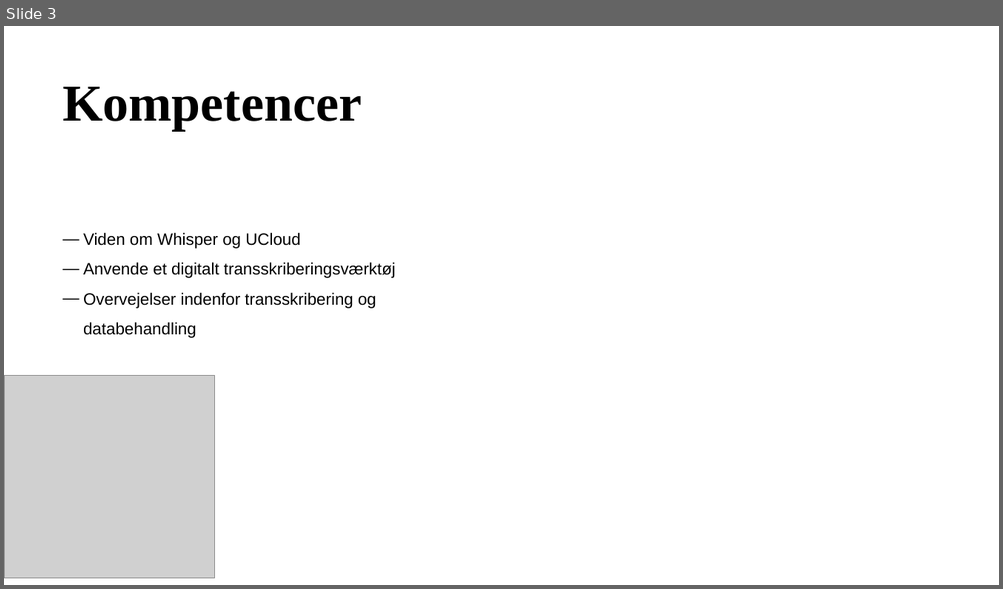
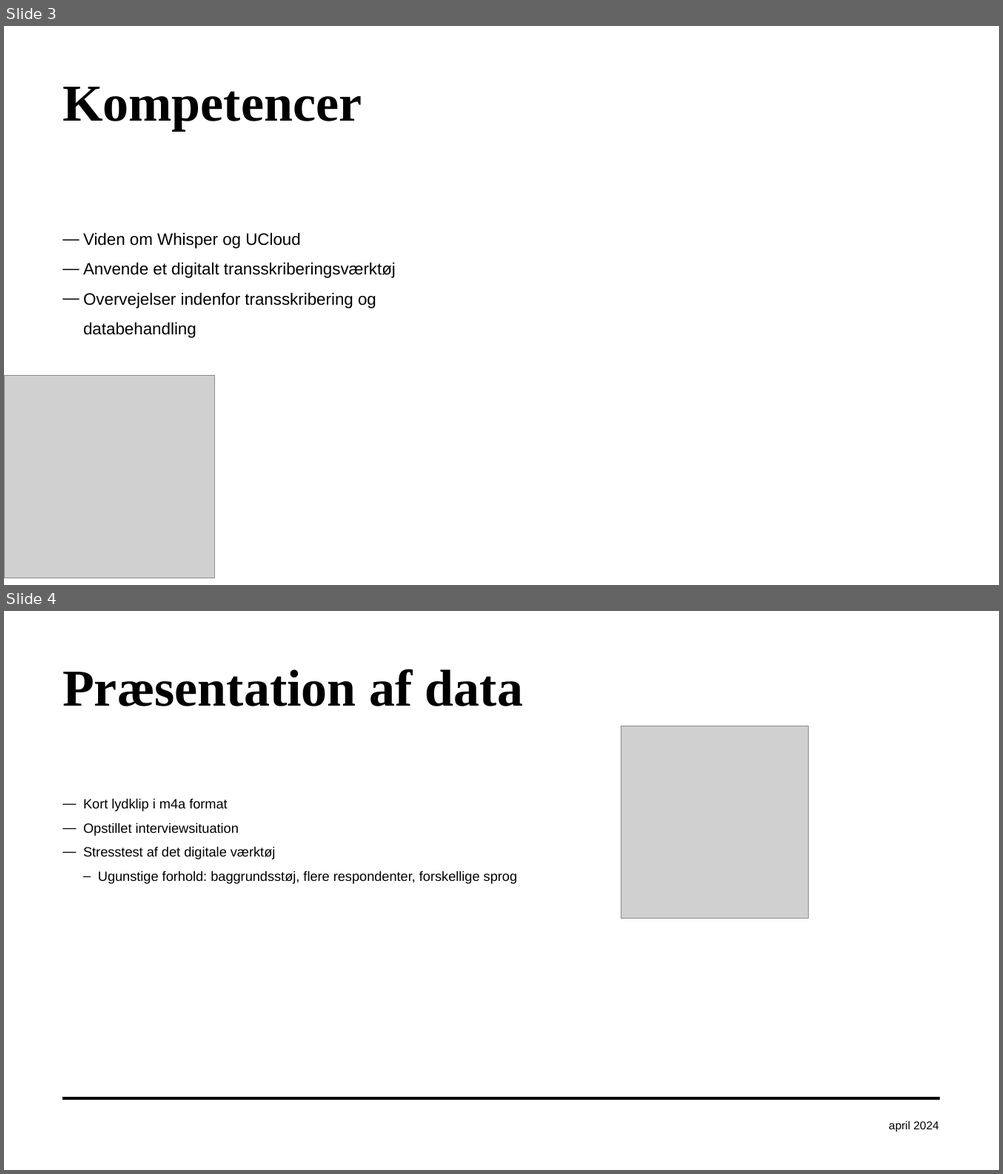
Before and after one commit to AUL-BSS-Datalab/FraTaleTilTekst, a slide deck: Slides/WhisperPowerPoint_da.pptx. Shown one above the other, each under a label of ours: slide 3 before the commit, slides 3 and 4 after it. The pictures are 1003x589 and 1003x1174 pixels, drawn with LibreOffice and Linux fonts; fonts in the diff are those of the drawing; grey boxes stand for pictures; background and template pictures are left out. Boxes give left, top, right and bottom in pixels: in the first picture for what was removed or moved away, otherwise in the second. Text is boxed around its words. In the diff, an @@ line names an element or a change of style, - is before the commit and + after.

```diff
--- a/Slides/WhisperPowerPoint_da.pptx
+++ b/Slides/WhisperPowerPoint_da.pptx
@@ slide 4 added at box(4, 611, 999, 1170), background #FFFFFF @@
@@ title added at box(62, 669, 523, 706), 50 pt, text #000000, bold @@
+Præsentation af data
@@ picture added at box(621, 726, 808, 918) @@
@@ text added at box(83, 798, 517, 884), 13 pt, text #000000 @@
+― Kort lydklip i m4a format
+― Opstillet interviewsituation
+― Stresstest af det digitale værktøj
+  – Ugunstige forhold: baggrundsstøj, flere respondenter, forskellige sprog
@@ line added from (63, 1099) to (939, 1099), #000000 2.75 pt @@
@@ text added at box(888, 1122, 939, 1132), 11 pt, text #000000 @@
+april 2024
```
Also in this commit, not shown: 3 slides changed, 1 other slide added.
